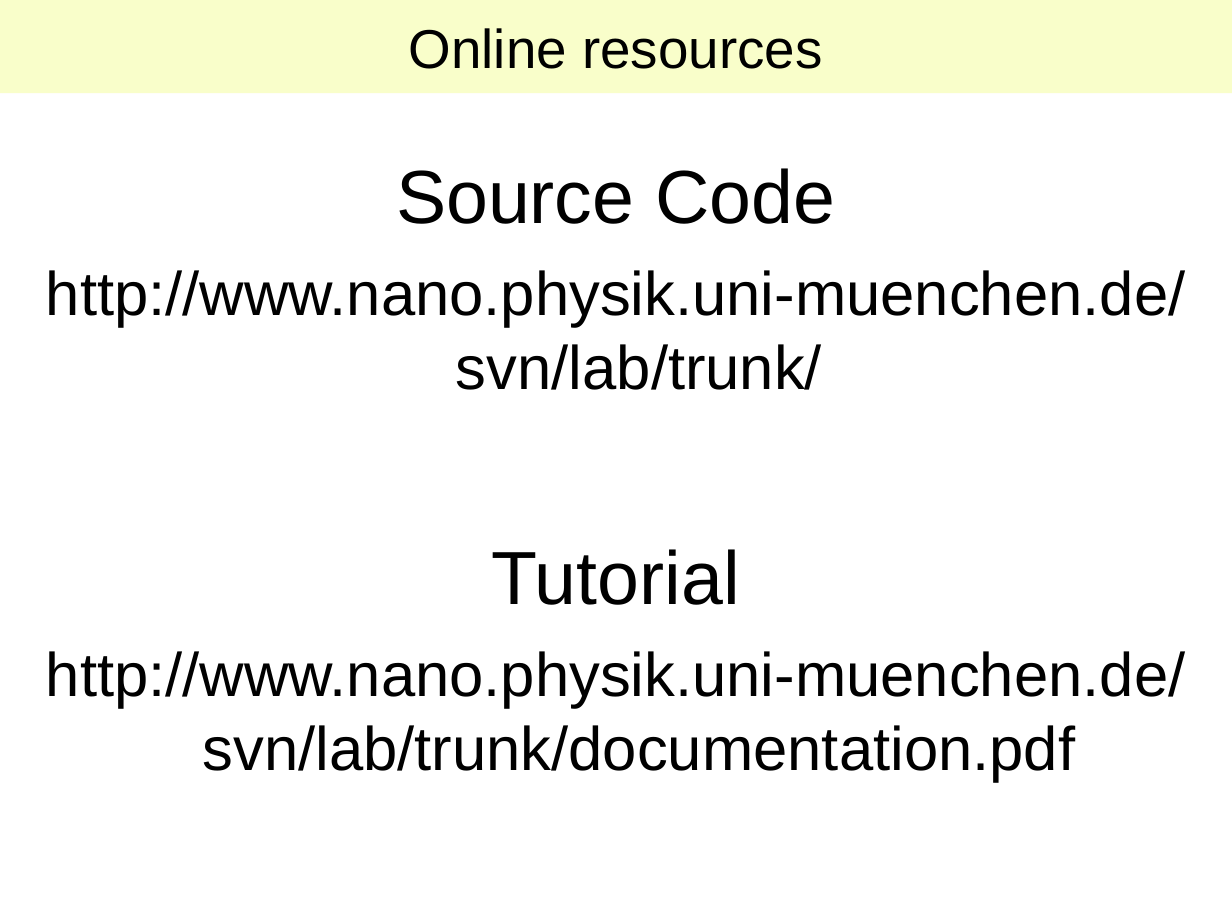
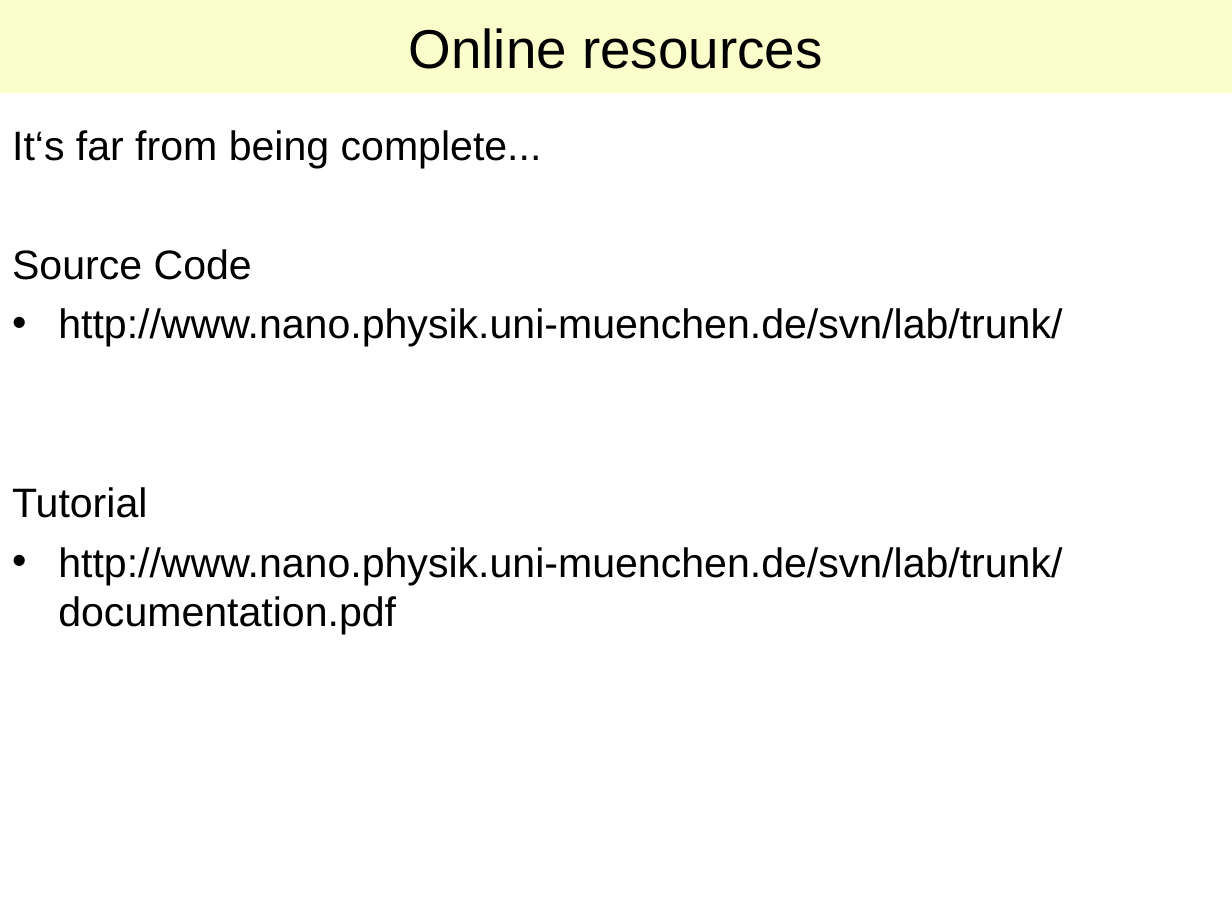
Before and after one commit to lab-measurement/Lab-VISA, a slide deck: slide 9 of Tutorial/Talk/Lab-VISA.ppt (slide 8 before the commit). Drawn at 1232x924 pixels with LibreOffice and Linux fonts; fonts in the diff are those of the drawing. Boxes give left, top, right and bottom in pixels: in the first picture for what was removed or moved away, otherwise in the second. Text is boxed around its words. In the diff, an @@ line names an element or a change of style, - is before the commit and + after.

```diff
--- a/Tutorial/Talk/Lab-VISA.ppt
+++ b/Tutorial/Talk/Lab-VISA.ppt
@@ text "It‘s far from being complete...": place and size @@
-text "It‘s far from being complete..." at box(46, 168, 1186, 782)
+text "It‘s far from being complete..." at box(12, 130, 1062, 634)
@@ text at box(12, 130, 542, 168): paragraph added @@
+It‘s far from being complete...
@@ text at box(12, 249, 252, 518): size 44 to 24 pt in "Source Code", "Tutorial"; alignment centre to left; less space between paragraphs @@
@@ text at box(58, 308, 1062, 347): text changed; size 36 to 24 pt @@
-http://www.nano.physik.uni-muenchen.de/
-svn/lab/trunk/
+• http://www.nano.physik.uni-muenchen.de/svn/lab/trunk/
@@ text at box(58, 547, 1062, 634): text changed; size 36 to 24 pt @@
-http://www.nano.physik.uni-muenchen.de/
-svn/lab/trunk/documentation.pdf
+• http://www.nano.physik.uni-muenchen.de/svn/lab/trunk/documentation.pdf
```
Also in this commit, not shown: 6 other slides changed, 1 slide added.
